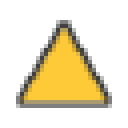
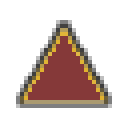
Layer changes from the first 128px x 128px image to the second:
painted on "yellow-triangle-geometric-shape-vector.png" over [28, 36, 100, 100]
